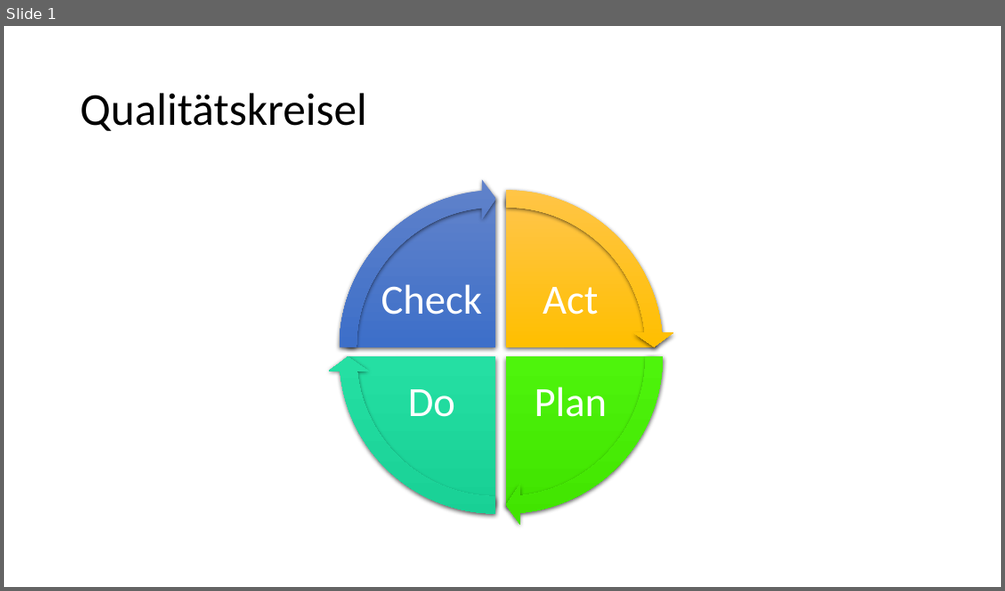
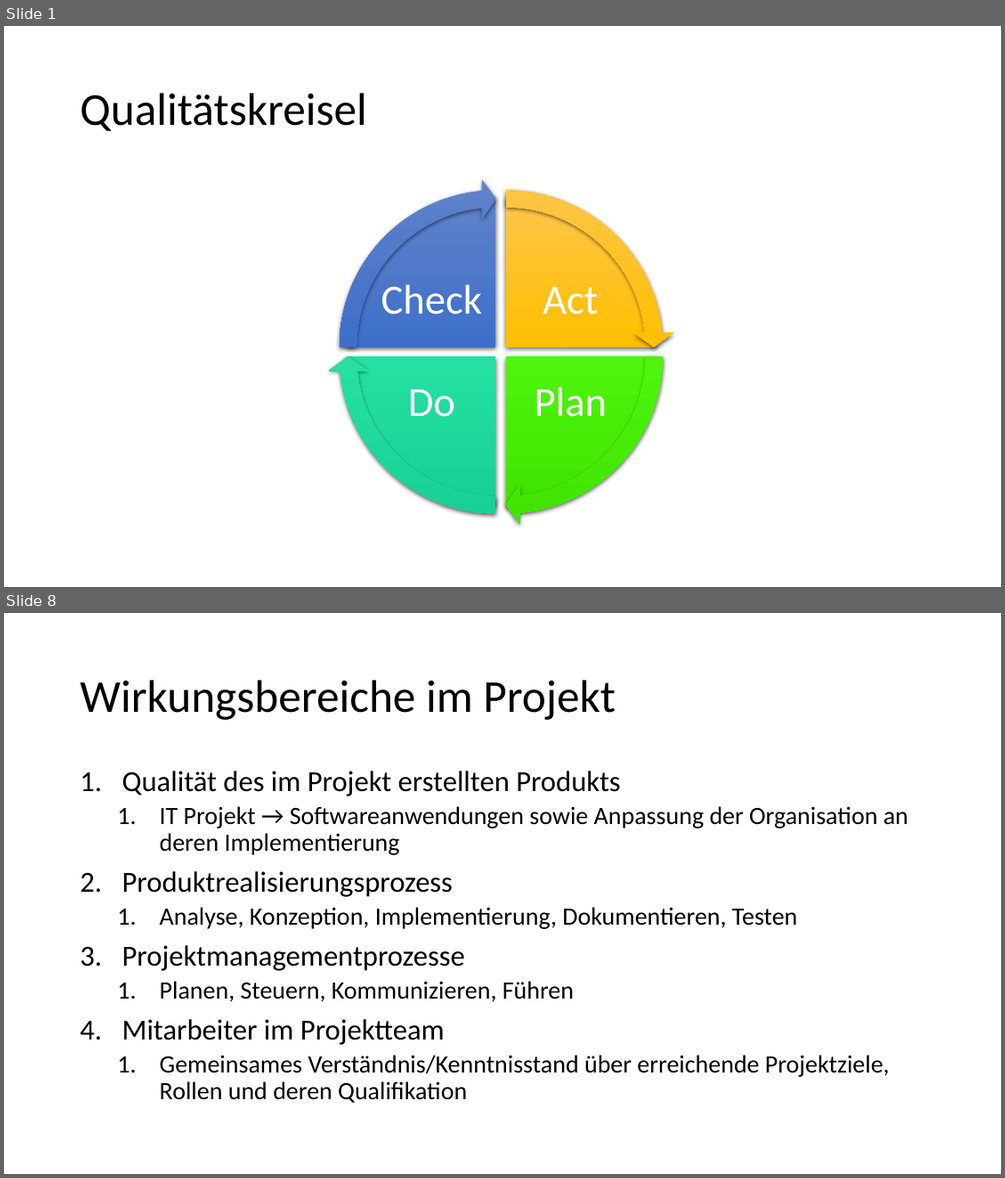
Before and after one commit to Masterarth/PM, a slide deck: documents/projectmanagement/Steuerung/Qualitätskreisel.pptx. Shown one above the other, each under a label of ours: slide 1 before the commit, slides 1 and 8 after it; the slides between them are not shown. The pictures are 1005x591 and 1005x1178 pixels, drawn with LibreOffice and Linux fonts; fonts in the diff are those of the drawing. Boxes give left, top, right and bottom in pixels: in the first picture for what was removed or moved away, otherwise in the second. Text is boxed around its words. In the diff, an @@ line names an element or a change of style, - is before the commit and + after.

```diff
--- a/documents/projectmanagement/Steuerung/Qualitätskreisel.pptx
+++ b/documents/projectmanagement/Steuerung/Qualitätskreisel.pptx
@@ slide 8 added at (4, 613, 1001, 1174), background #FFFFFF @@
@@ title added at (80, 680, 615, 720), 44 pt, text #000000 @@
+Wirkungsbereiche im Projekt
@@ text added at (122, 771, 908, 1103), 24 pt, text #000000 @@
+1. Qualität des im Projekt erstellten Produkts
+  1. IT Projekt → Softwareanwendungen sowie Anpassung der Organisation an deren Implementierung
+2. Produktrealisierungsprozess
+  1. Analyse, Konzeption, Implementierung, Dokumentieren, Testen
+3. Projektmanagementprozesse
+  1. Planen, Steuern, Kommunizieren, Führen
+4. Mitarbeiter im Projektteam
+  1. Gemeinsames Verständnis/Kenntnisstand über erreichende Projektziele, Rollen und deren Qualifikation
```
Also in this commit, not shown: 12 other slides added, 9 other files.
